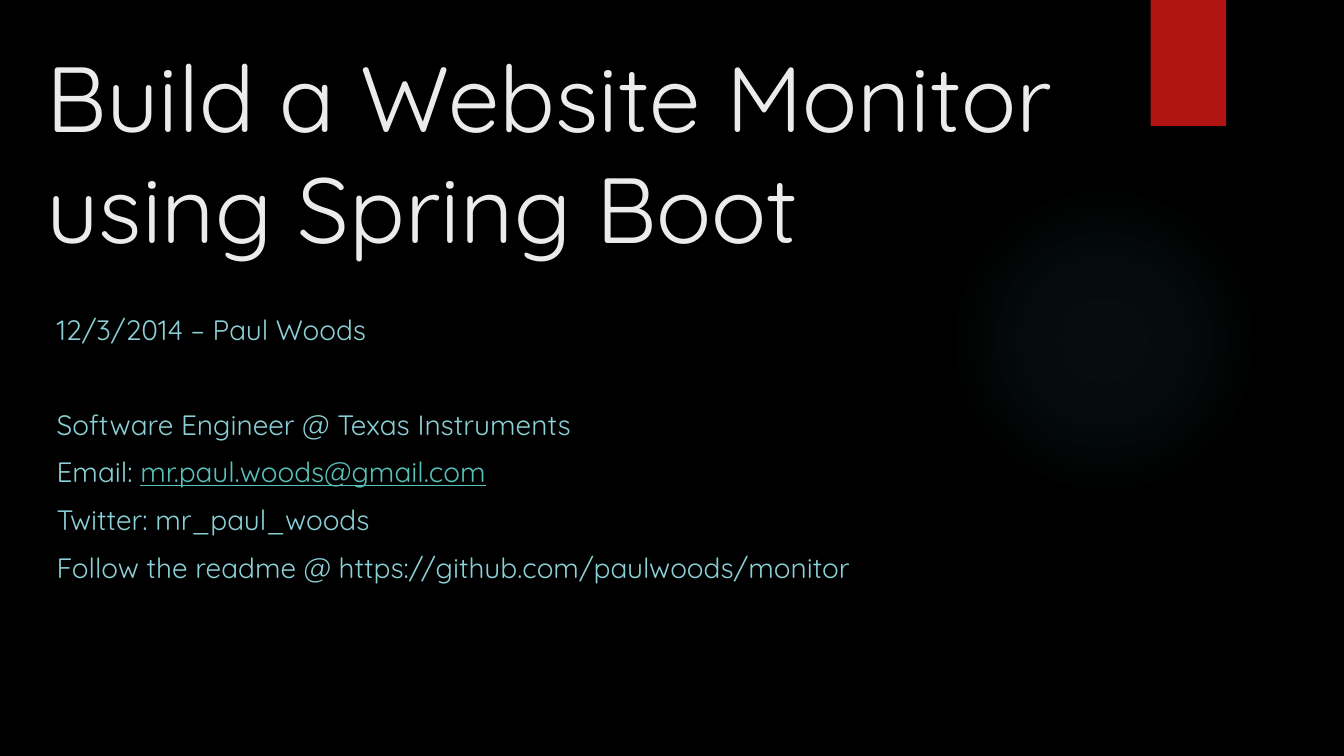
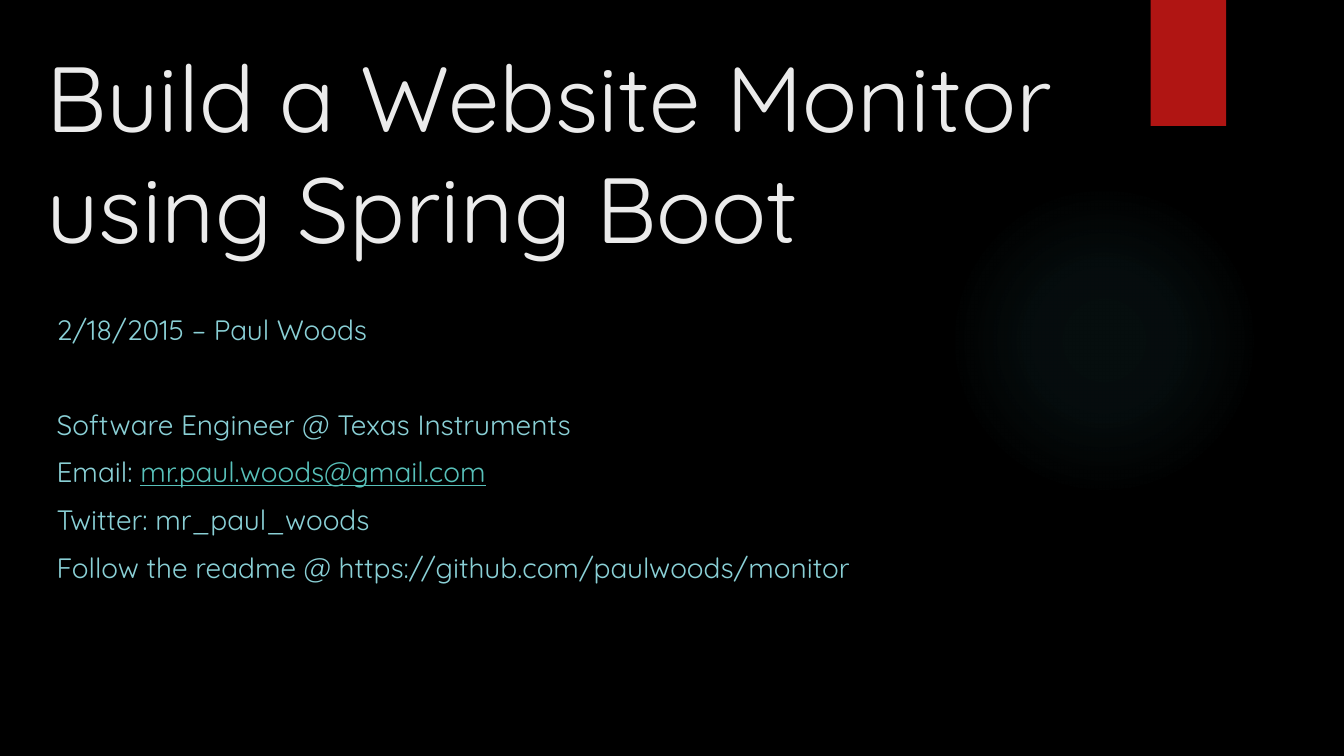
Before and after one commit to mxreppy/monitor, a slide deck: slide 1 of Build a Website Monitor using Spring Boot.pptx. Drawn at 1344x756 pixels with LibreOffice and Linux fonts; fonts in the diff are those of the drawing; background and template pictures are left out. Boxes give left, top, right and bottom in pixels: in the first picture for what was removed or moved away, otherwise in the second. Text is boxed around its words. In the diff, an @@ line names an element or a change of style, - is before the commit and + after.

Commit message:
update presentation

```diff
--- a/Build a Website Monitor using Spring Boot.pptx
+++ b/Build a Website Monitor using Spring Boot.pptx
@@ subtitle at (x1=57, y1=317, x2=367, y2=344): text changed @@
-12/3/2014 – Paul Woods
+2/18/2015 – Paul Woods
```
